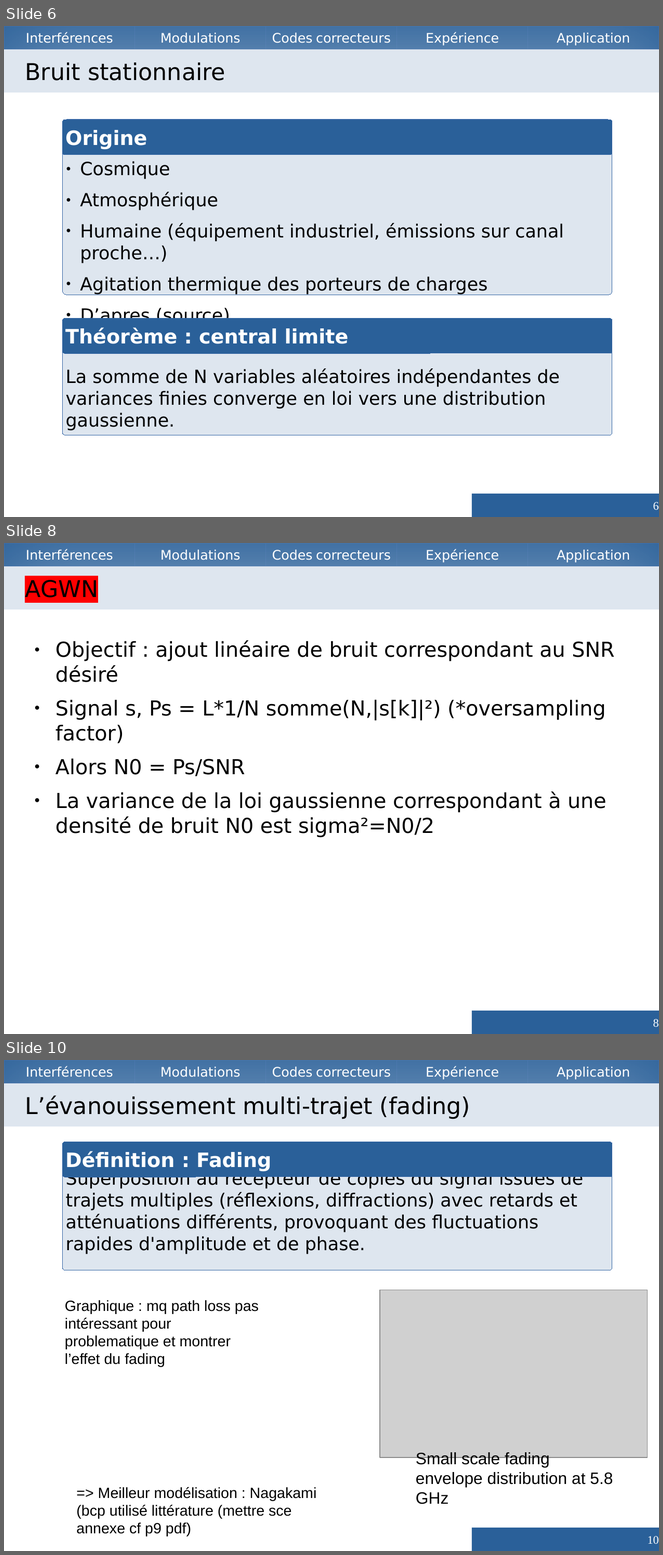
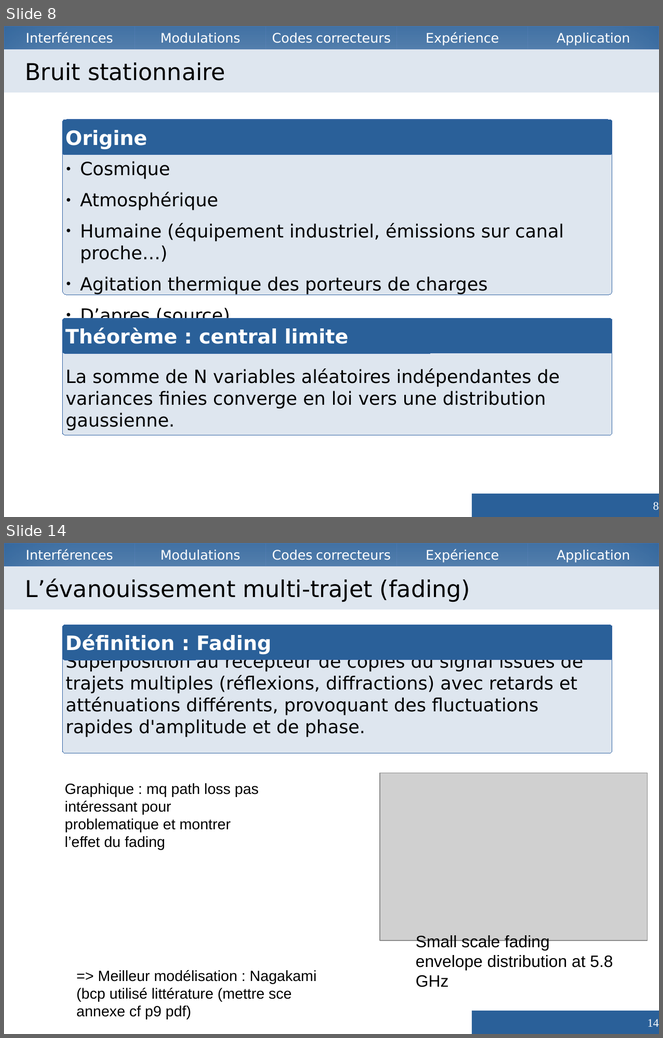
Before and after one commit to Vzrod/tipe, a slide deck: TIPE.odp. Shown one above the other, each under a label of ours: slides 6, 8 and 10 before the commit, slides 8 and 14 after it; the slides between them are not shown. The pictures are 663x1555 and 663x1038 pixels, drawn with LibreOffice and Linux fonts; fonts in the diff are those of the drawing; grey boxes stand for pictures. Boxes give left, top, right and bottom in pixels: in the first picture for what was removed or moved away, otherwise in the second. Text is boxed around its words. In the diff, an @@ line names an element or a change of style, - is before the commit and + after.

```diff
--- a/TIPE.odp
+++ b/TIPE.odp
@@ slide 8 removed at bbox=[4, 543, 659, 1034], background #FFFFFF; not listed: 5 template elements that a slide beside it also shows @@
@@ title removed at bbox=[4, 566, 659, 610] @@
-AGWN
@@ text removed at bbox=[55, 640, 614, 837] @@
-● Objectif : ajout linéaire de bruit correspondant au SNR désiré
-● Signal s, Ps = L*1/N somme(N,|s[k]|²) (*oversampling factor)
-● Alors N0 = Ps/SNR
-● La variance de la loi gaussienne correspondant à une densité de bruit N0 est sigma²=N0/2
@@ page number removed at bbox=[472, 1011, 659, 1034] @@
-8
@@ what was slide 6 is now slide 8 @@
@@ page number at bbox=[653, 502, 659, 510]: text changed @@
-6
+8
@@ what was slide 10 is now slide 14 @@
@@ page number at bbox=[648, 1019, 659, 1027]: text changed @@
-10
+14
```
Also in this commit, not shown: 6 slides changed, 20 slides added, 2 other slides removed, 6 other files.
